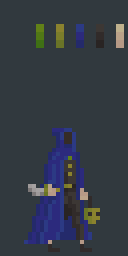
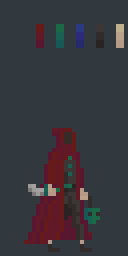
Revision of a layered 128 × 256 image; what changed, layer by layer:
painted on "Head" over [52, 128, 80, 200]
painted on "Right Arm" over [40, 148, 72, 200]
painted on "Body" over [52, 140, 92, 240]
painted on "Legs" over [24, 188, 88, 244]
painted on "Left Arm" over [56, 152, 100, 224]
painted on "Palette" over [36, 24, 64, 48]
